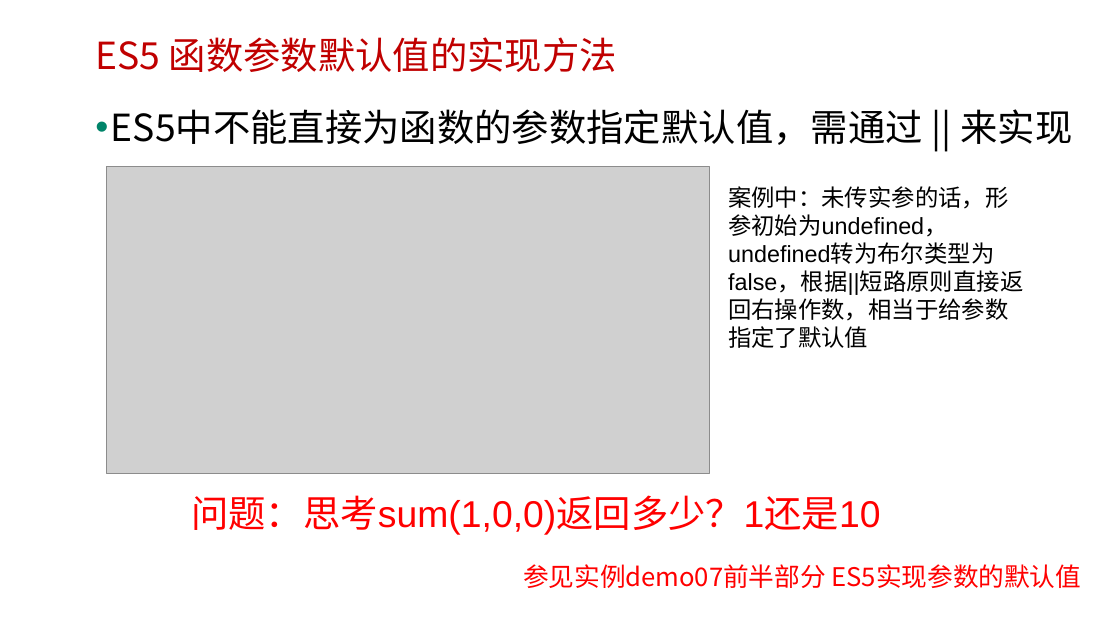
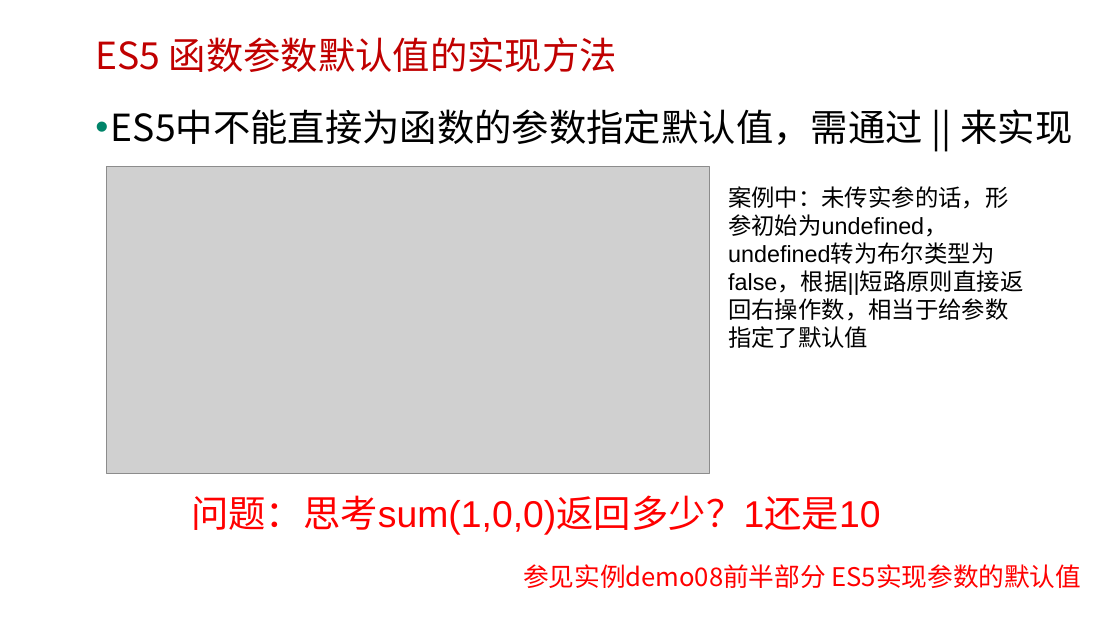
Before and after one commit to edu2act/course-javascript-advanced, a slide deck: slide 18 of 课程PPT/14.ECMAScript 6 二.pptx (slide 17 before the commit). Drawn at 1120x630 pixels with LibreOffice and Linux fonts; fonts in the diff are those of the drawing; grey boxes stand for pictures; background and template pictures are left out. Boxes give left, top, right and bottom in pixels: in the first picture for what was removed or moved away, otherwise in the second. Text is boxed around its words. In the diff, an @@ line names an element or a change of style, - is before the commit and + after.

```diff
--- a/课程PPT/14.ECMAScript 6 二.pptx
+++ b/课程PPT/14.ECMAScript 6 二.pptx
@@ text at bbox=[523, 564, 1082, 588]: text changed @@
-参见实例demo07前半部分 ES5实现参数的默认值
+参见实例demo08前半部分 ES5实现参数的默认值
```
Also in this commit, not shown: 13 other slides changed, 1 slide added, 8 other files.
